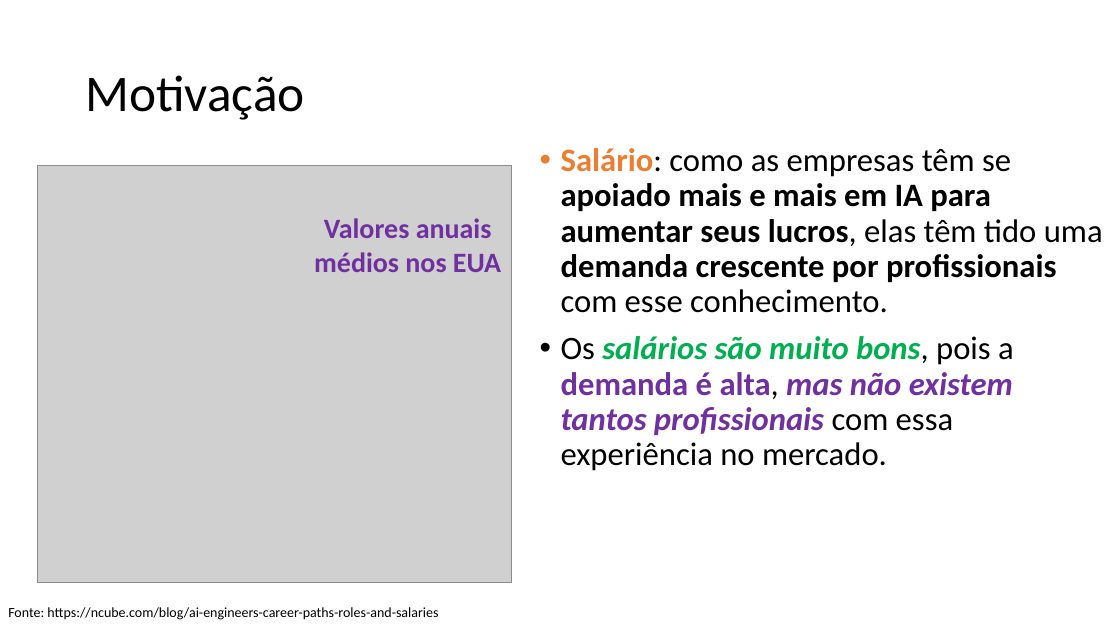
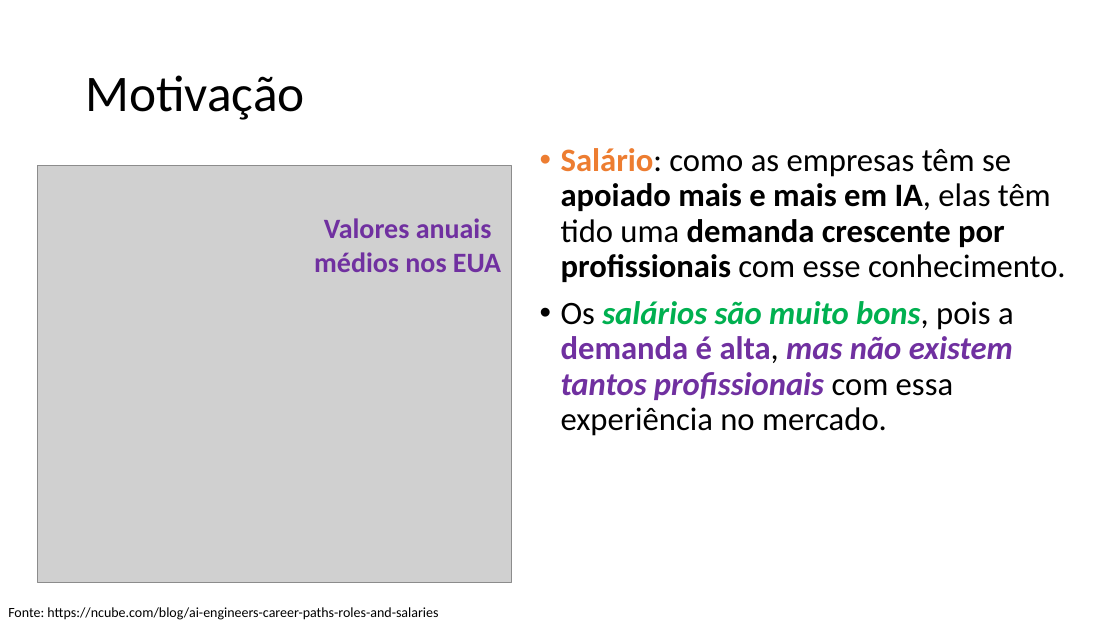
Before and after one commit to zz4fap/t319_aprendizado_de_maquina, a slide deck: slide 8 of slides/T319_Introdução.pptx (slide 7 before the commit). Drawn at 1120x630 pixels with LibreOffice and Linux fonts; fonts in the diff are those of the drawing; grey boxes stand for pictures. Boxes give left, top, right and bottom in pixels: in the first picture for what was removed or moved away, otherwise in the second. Text is boxed around its words. In the diff, an @@ line names an element or a change of style, - is before the commit and + after.

```diff
--- a/slides/T319_Introdução.pptx
+++ b/slides/T319_Introdução.pptx
@@ text at [561, 148, 1066, 282]: text changed @@
-• Salário: como as empresas têm se apoiado mais e mais em IA para aumentar seus lucros, elas têm tido uma demanda crescente por profissionais com esse conhecimento.
+• Salário: como as empresas têm se apoiado mais e mais em IA, elas têm tido uma demanda crescente por profissionais com esse conhecimento.
```
Also in this commit, not shown: 21 other slides changed, 3 slides added, 5 slides removed, 1 other file.
